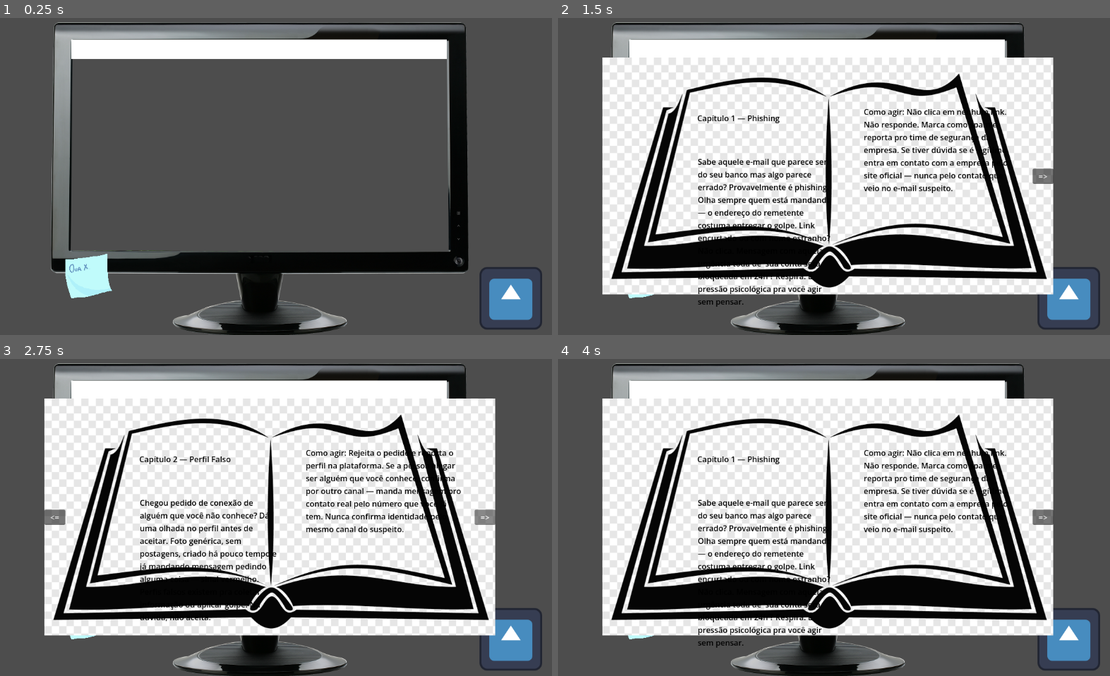
Above: before the commit, frames 1-4 (two rows, left to right).
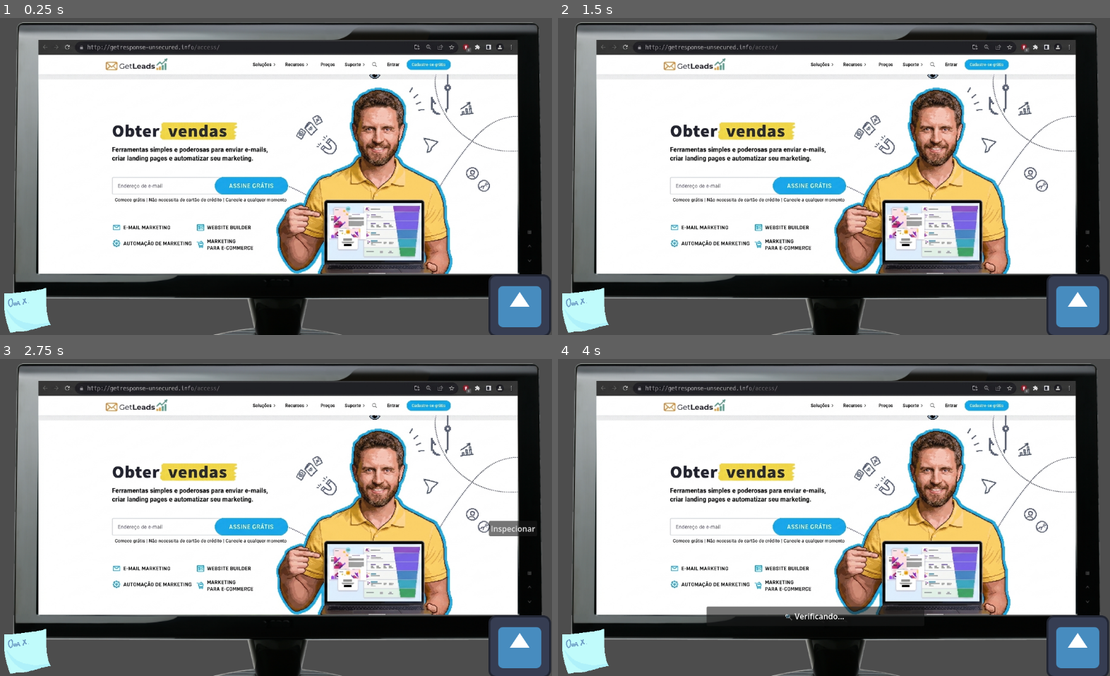
Above: after the commit, the same moments.

Repository: LucasSaab/Netetive
Game: Godot game, scene res://Scenes/Tela.tscn
Same seed, same stepped clock (60 frames per second), same inputs: the game is played once before the commit and once after it. This scene is started directly instead of the project's main scene. The engine's default icon, where the game draws it, is replaced by a stand-in: a white triangle on a blue panel in a dark square.
Inputs (mouse positions are in pixels of both pictures, inside the frame that each line leads up to; where the layout moved, square brackets give the same spot in the first picture):
- Up to frame 1 (0.25 s): no input
- Up to frame 2 (1.5 s): click (585, 312) [646, 277] at 0.5 s; click (1076, 306) [1071, 296] at 1.25 s
- Up to frame 3 (2.75 s): click (485, 517) at 2 s, where only the run before the commit has a clickable "=>"
- Up to frame 4 (4 s): click (1071, 527) at 2.75 s, where only the run after the commit has a clickable "Inspecionar"; click (613, 517) at 3.5 s, where only the run before the commit has a clickable "<="

The runs differ from the first frame. In frame 1, 79% of the frame differs, in the area x 0-100%, y 1-100%; in frame 2, 58%; in frame 3, 58%; in frame 4, 58%.

Commit message:
Add files via upload

Diff:
--- a/Scenes/Tela.tscn
+++ b/Scenes/Tela.tscn
@@ -2,6 +2,7 @@
 
 [ext_resource type="Script" uid="uid://cxhc2vr8d6442" path="res://Scripts/Tela/Main_select_script.gd" id="1_2ep5m"]
 [ext_resource type="Texture2D" uid="uid://cq6r74v0jf6xr" path="res://Sprites/Computador tela LCD.png" id="1_2m0fk"]
+[ext_resource type="Texture2D" uid="uid://c4ltrfwto5t65" path="res://Sprites/false site 1.png" id="3_w1jdw"]
 [ext_resource type="Script" uid="uid://bx47h4s4fvi3y" path="res://Scripts/Tela/gerenciador_trabalho.gd" id="5_2ep5m"]
 [ext_resource type="Texture2D" uid="uid://coabbnedlctmd" path="res://Sprites/post-it.png" id="6_8oupw"]
 [ext_resource type="Script" uid="uid://b2yoey4cq6dxk" path="res://Scripts/Tela/lembrete.gd" id="8_syxfj"]
@@ -15,8 +16,18 @@
 script = ExtResource("1_2ep5m")
 
 [node name="Sprite2D" type="Sprite2D" parent="." unique_id=1015529222]
-position = Vector2(555, 329)
+position = Vector2(592, 361)
+scale = Vector2(1.2659091, 1.1)
 texture = ExtResource("1_2m0fk")
+metadata/_edit_lock_ = true
+
+[node name="Tela" type="TextureRect" parent="Sprite2D" unique_id=1377367428]
+offset_left = -386.0
+offset_top = -287.0
+offset_right = 387.0
+offset_bottom = 147.0
+texture = ExtResource("3_w1jdw")
+expand_mode = 1
 metadata/_edit_lock_ = true
 
 [node name="TextureRect" type="TextureRect" parent="Sprite2D" unique_id=367571657]
@@ -33,10 +44,10 @@
 grow_vertical = 2
 
 [node name="Lembrete" type="TextureButton" parent="." unique_id=1266665793]
-offset_left = 138.0
-offset_top = 466.0
-offset_right = 266.0
-offset_bottom = 594.0
+offset_left = 13.0
+offset_top = 536.0
+offset_right = 141.0
+offset_bottom = 664.0
 texture_normal = ExtResource("6_8oupw")
 script = ExtResource("8_syxfj")
 
@@ -88,21 +99,19 @@
 
 [node name="TimerLembrete" type="Timer" parent="." unique_id=2036266922]
 
-[node name="BtnAbrirLivro" type="TextureButton" parent="." unique_id=1109468233 node_paths=PackedStringArray("container_central")]
-offset_left = 1004.0
-offset_top = 509.0
-offset_right = 1132.0
-offset_bottom = 637.0
+[node name="BtnAbrirLivro" type="TextureButton" parent="." unique_id=1109468233]
+offset_left = 1022.0
+offset_top = 524.0
+offset_right = 1150.0
+offset_bottom = 652.0
 texture_normal = ExtResource("14_fgk2u")
 script = ExtResource("15_3mv3w")
 cena_livro = ExtResource("14_syxfj")
-container_central = NodePath("../CanvasLayer/CenterContainer")
 
-[node name="CanvasLayer" type="CanvasLayer" parent="." unique_id=1449463919]
+[node name="CanvasLayer" type="CanvasLayer" parent="." unique_id=1057970811]
 
-[node name="CenterContainer" type="CenterContainer" parent="CanvasLayer" unique_id=1427707015]
+[node name="CenterContainer" type="CenterContainer" parent="CanvasLayer" unique_id=162012256]
 offset_right = 40.0
 offset_bottom = 40.0
-mouse_filter = 2
 
 [node name="ModuloInspecao" parent="." unique_id=290836615 instance=ExtResource("10_2ep5m")]
--- a/Scenes/modulo_inspecao.tscn
+++ b/Scenes/modulo_inspecao.tscn
@@ -10,7 +10,9 @@
 
 [node name="AreaCliqueInspecao" type="Control" parent="." unique_id=1907862298]
 layout_mode = 3
-anchors_preset = 0
+anchor_left = -0.055555556
+anchor_right = 0.120659724
+anchor_bottom = 0.074074075
 offset_left = 170.0
 offset_top = 46.0
 offset_right = 943.0
@@ -56,12 +58,27 @@
 autowrap_mode = 2
 
 [node name="Alvo1" type="ColorRect" parent="AreaCliqueInspecao/GerenciadorInspecao" unique_id=353646461]
+visible = false
 custom_minimum_size = Vector2(8, 10)
-offset_left = 170.0
-offset_top = 44.0
-offset_right = 937.0
-offset_bottom = 84.0
+offset_left = 101.0
+offset_top = 45.0
+offset_right = 533.0
+offset_bottom = 115.0
 mouse_filter = 2
+
+[node name="Alvo2" type="ColorRect" parent="AreaCliqueInspecao/GerenciadorInspecao" unique_id=1696010665]
+visible = false
+offset_left = 102.0
+offset_top = 116.0
+offset_right = 522.0
+offset_bottom = 522.0
+
+[node name="Alvo3" type="ColorRect" parent="AreaCliqueInspecao/GerenciadorInspecao" unique_id=153464915]
+visible = false
+offset_left = 523.0
+offset_top = 48.0
+offset_right = 1083.0
+offset_bottom = 521.0
 
 [node name="CaixaSelecao" type="ColorRect" parent="AreaCliqueInspecao/GerenciadorInspecao" unique_id=1268796254]
 visible = false
--- a/Scripts/Tela/btn_abrir_livro.gd
+++ b/Scripts/Tela/btn_abrir_livro.gd
@@ -1,7 +1,7 @@
 extends TextureButton
 
 @export var cena_livro: PackedScene
-@export var container_central: CenterContainer # Nova variável para receber o container!
+@export var container_central: CenterContainer
 
 var instancia_livro_atual: Control = null
 
@@ -9,23 +9,24 @@
 	pressed.connect(_on_btn_pressed)
 
 func _on_btn_pressed() -> void:
-	# Verifica se você preencheu as coisas no Inspetor
 	if cena_livro == null or container_central == null:
 		print("ERRO: Cena do livro ou Container Central não atribuídos no Inspetor!")
 		return
 
-	# Se o livro já existe, só abre
+	# Se o livro já está aberto, fecha
 	if instancia_livro_atual != null and is_instance_valid(instancia_livro_atual):
-		instancia_livro_atual.abrir_livro()
+		_fechar_livro()
 		return
 
-	# Cria o livro
+	# Cria e abre o livro
 	instancia_livro_atual = cena_livro.instantiate()
-
 	container_central.set_anchors_and_offsets_preset(Control.PRESET_FULL_RECT)
-
-	# Joga o livro dentro do CenterContainer que criamos na cena!
 	container_central.add_child(instancia_livro_atual)
 
 	if instancia_livro_atual.has_method("abrir_livro"):
 		instancia_livro_atual.abrir_livro()
+
+func _fechar_livro() -> void:
+	if instancia_livro_atual != null and is_instance_valid(instancia_livro_atual):
+		instancia_livro_atual.queue_free()
+		instancia_livro_atual = null
--- a/Scripts/Tela/gerenciador_inspecao.gd
+++ b/Scripts/Tela/gerenciador_inspecao.gd
@@ -3,10 +3,13 @@
 @onready var nova_aba: Control = $NovaAba
 @onready var mensagem_modal: Control = $MensagemModal
 @onready var alvo_1: ColorRect = $Alvo1
+@onready var alvos_neutros: Array[ColorRect] = []
+
 
 var posicao_do_clique: Vector2 = Vector2.ZERO
 
 func _ready() -> void:
+	alvos_neutros = [$Alvo2, $Alvo3]
 	if nova_aba != null and nova_aba.has_signal("inspecionar_pressionado"):
 		nova_aba.inspecionar_pressionado.connect(_on_botao_inspecionar_pressed)
 
@@ -31,20 +34,23 @@
 func _on_botao_inspecionar_pressed() -> void:
 	if nova_aba != null:
 		nova_aba.hide()
-
 	if alvo_1 != null and mensagem_modal != null:
 		var clicou_no_alvo: bool = alvo_1.get_global_rect().has_point(posicao_do_clique)
 
+		var _clicou_em_neutro: bool = false
+		for alvo in alvos_neutros:
+			if alvo.get_global_rect().has_point(posicao_do_clique):
+				_clicou_em_neutro = true
+				break
+
 		if mensagem_modal.has_method("mostrar"):
 			mensagem_modal.mostrar(clicou_no_alvo)
-
 		# Durante o "Verificando..." a área continua travada (STOP já estava ativo)
 		await get_tree().create_timer(4.0).timeout
-
 		# Só após confirmar: muda cor e libera o mouse
 		if clicou_no_alvo:
-			alvo_1.color = Color(0, 1, 0, 0.5)
-
+			alvo_1.show()
+			alvo_1.color = Color(1, 0, 0, 0.35)
 		var area = get_parent().get_parent()
 		if area != null and area is Control:
 			area.mouse_filter = Control.MOUSE_FILTER_IGNORE
Binary file added: Sprites/false site 1.png
Not shown, added: Sprites/false site 1.png.import
